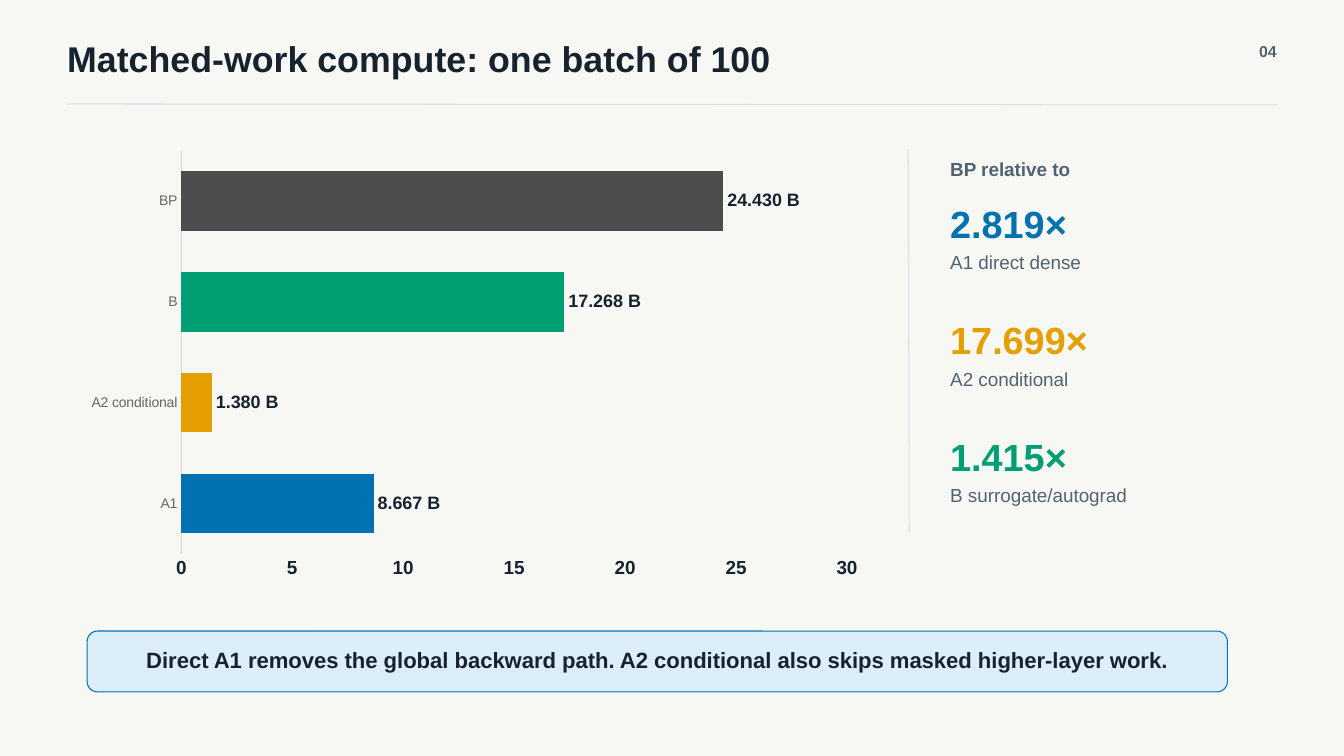
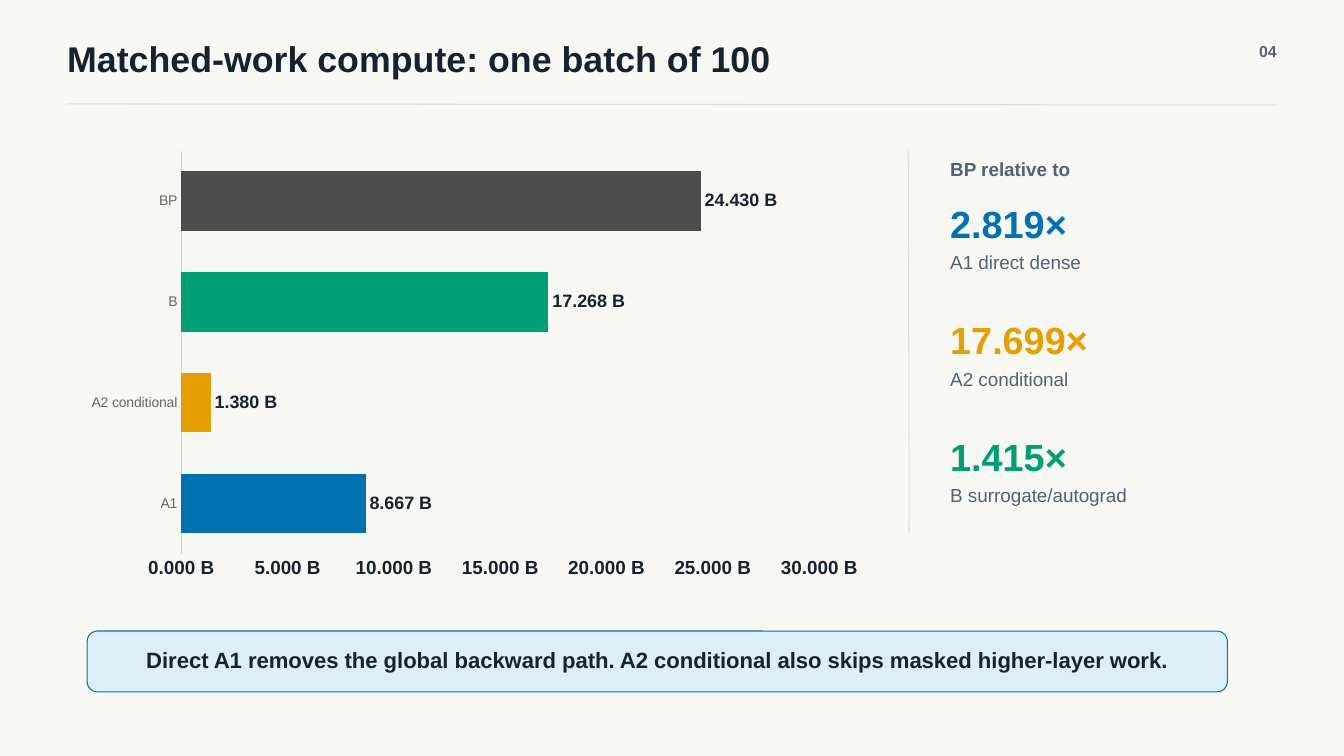
Before and after one commit to Shayshoon/HebbianCNNPyTorch, a slide deck: slide 4 of presentation/Hebbian_CNN_Compute_Comparison.pptx. Drawn at 1344x756 pixels with LibreOffice and Linux fonts; fonts in the diff are those of the drawing. Boxes give left, top, right and bottom in pixels: in the first picture for what was removed or moved away, otherwise in the second. Text is boxed around its words. In the diff, an @@ line names an element or a change of style, - is before the commit and + after.

```diff
--- a/presentation/Hebbian_CNN_Compute_Comparison.pptx
+++ b/presentation/Hebbian_CNN_Compute_Comparison.pptx
@@ bar chart at (76,142,874,589) @@
@@ category axis changed @@
@@ value axis changed @@
```
Also in this commit, not shown: 5 other slides changed, 8 other files.
